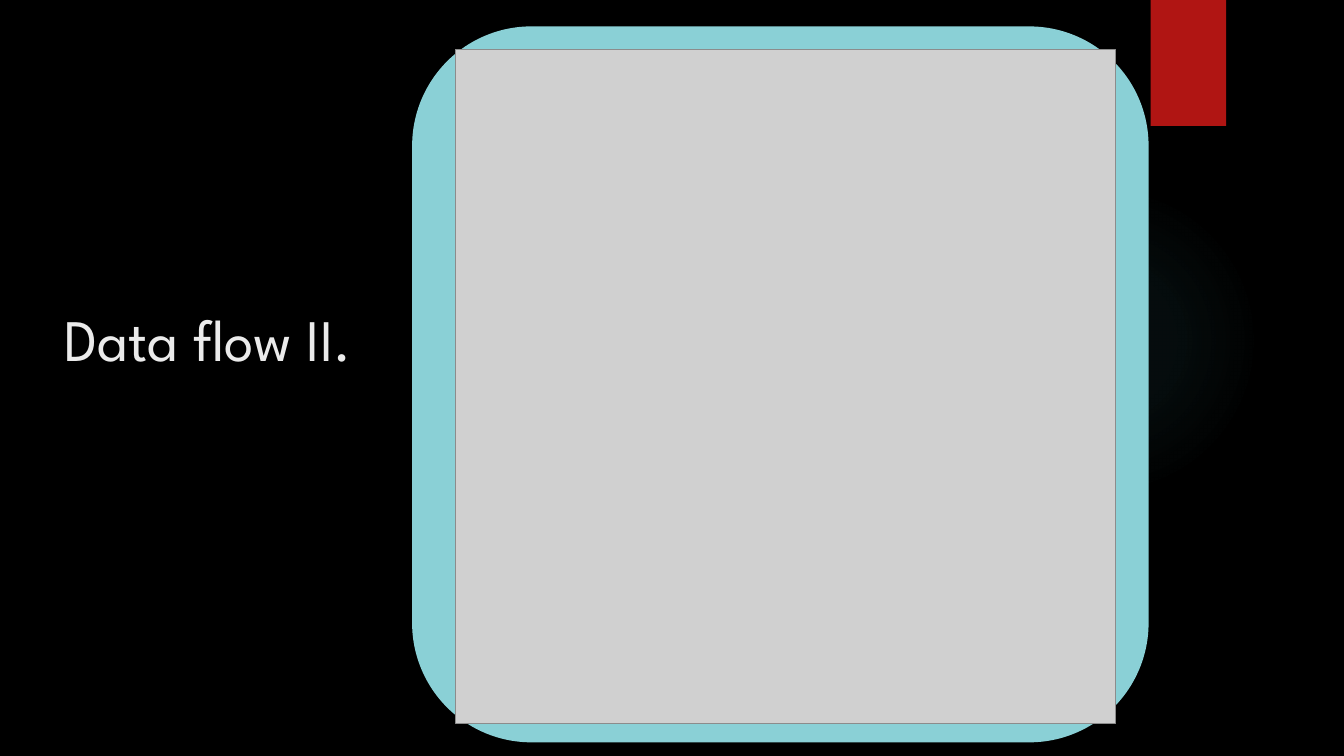
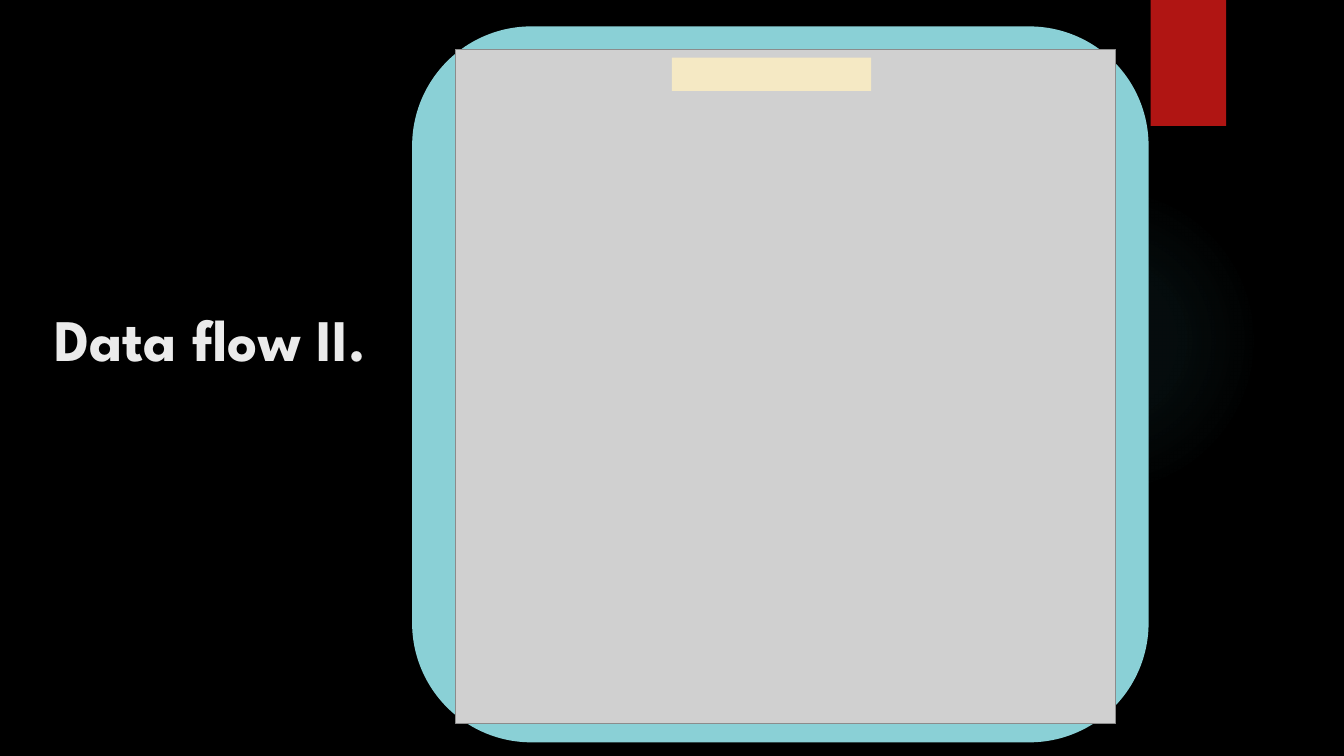
Before and after one commit to GJanos/DDS-RasPi4-ESP32-Communication, a slide deck: slide 6 of Documentation/Smart braking system.pptx. Drawn at 1344x756 pixels with LibreOffice and Linux fonts; fonts in the diff are those of the drawing; grey boxes stand for pictures; background and template pictures are left out. Boxes give left, top, right and bottom in pixels: in the first picture for what was removed or moved away, otherwise in the second. Text is boxed around its words. In the diff, an @@ line names an element or a change of style, - is before the commit and + after.

```diff
--- a/Documentation/Smart braking system.pptx
+++ b/Documentation/Smart braking system.pptx
@@ rectangle added at (673,57,872,91), fill #F5E9C4 @@
@@ title "Data flow II.": place and size @@
-title "Data flow II." at (64,320,352,362)
+title "Data flow II." at (54,320,365,362)
@@ title "Data flow II." at (54,320,365,362): bold on @@
```
Also in this commit, not shown: 7 other slides changed, 4 other files.
